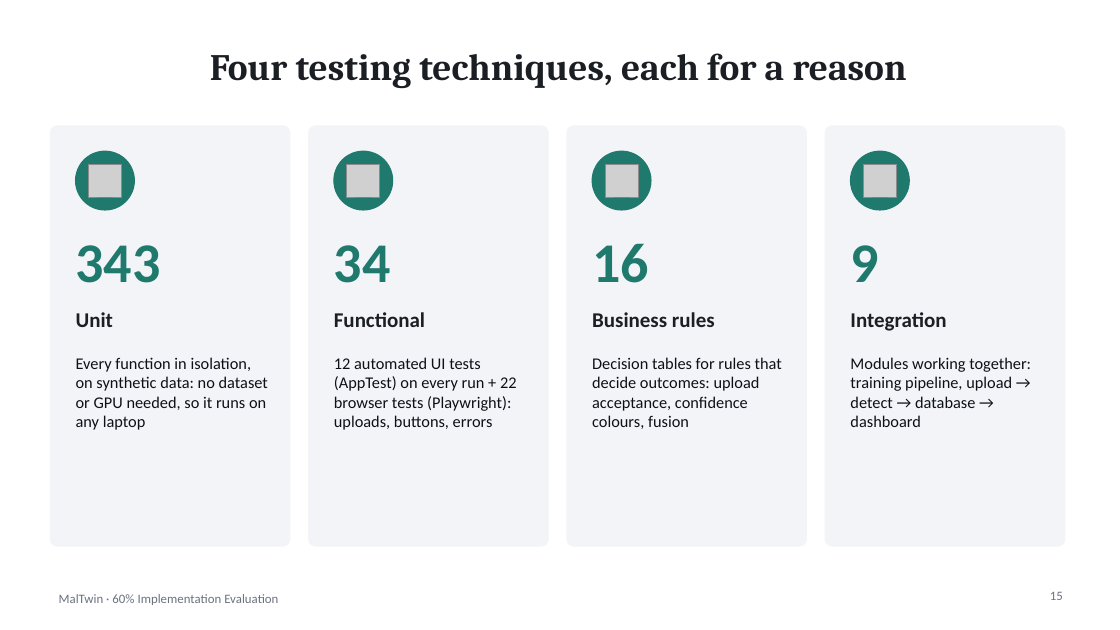
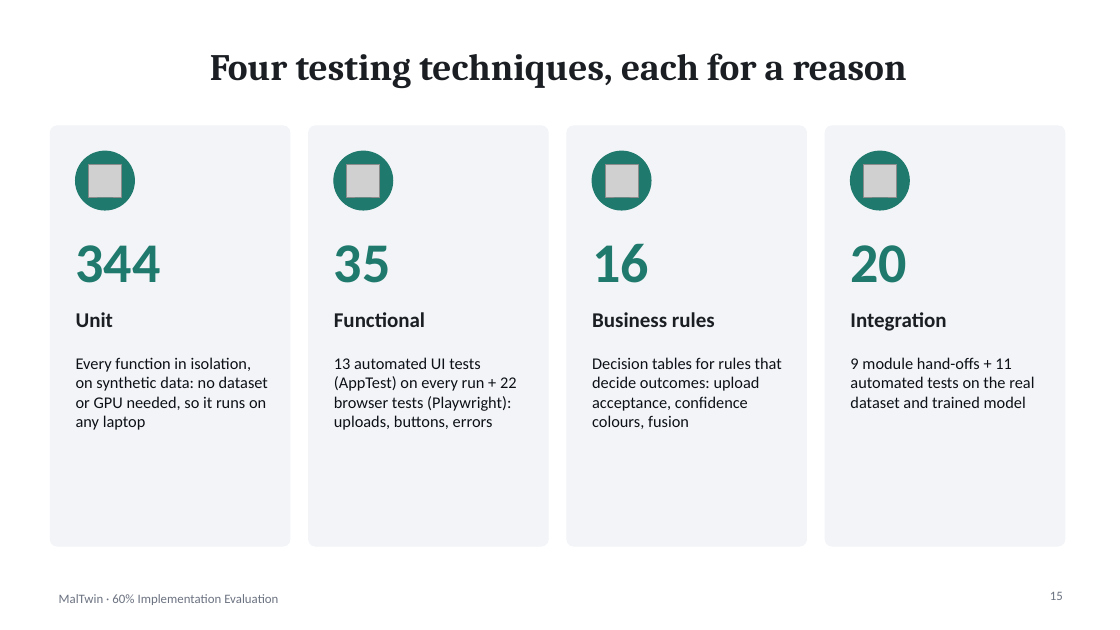
Before and after one commit to imanfatimadocx/MalTwin, a slide deck: slide 15 of docs/MalTwin_60pct_Evaluation.pptx. Drawn at 1120x630 pixels with LibreOffice and Linux fonts; fonts in the diff are those of the drawing; grey boxes stand for pictures. Boxes give left, top, right and bottom in pixels: in the first picture for what was removed or moved away, otherwise in the second. Text is boxed around its words. In the diff, an @@ line names an element or a change of style, - is before the commit and + after.

```diff
--- a/docs/MalTwin_60pct_Evaluation.pptx
+++ b/docs/MalTwin_60pct_Evaluation.pptx
@@ text at (76, 245, 161, 283): text changed @@
-343
+344
@@ text at (334, 245, 391, 283): text changed @@
-34
+35
@@ text at (850, 245, 907, 283): text changed @@
-9
+20
@@ text at (334, 357, 517, 430): text changed @@
-12 automated UI tests (AppTest) on every run + 22 browser tests (Playwright): uploads, buttons, errors
+13 automated UI tests (AppTest) on every run + 22 browser tests (Playwright): uploads, buttons, errors
@@ text at (850, 357, 1034, 408): text changed @@
-Modules working together: training pipeline, upload → detect → database → dashboard
+9 module hand-offs + 11 automated tests on the real dataset and trained model
```
Also in this commit, not shown: 4 other slides changed, 1 slide added, 12 other files.
